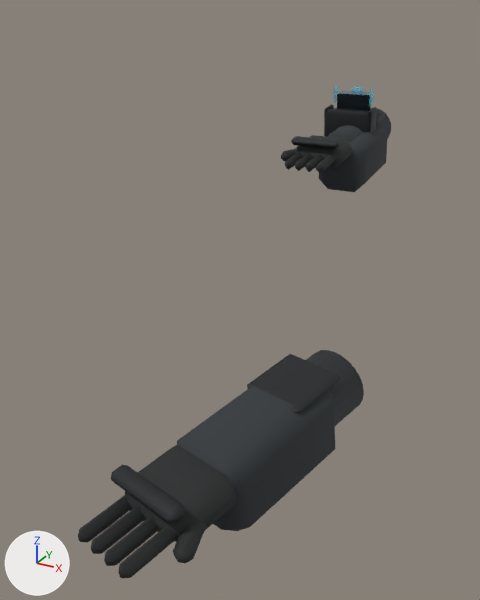
What one commit did to the Blender file art_src/viewmodels/operative_hands.blend.
Rendered twice from a 50 mm camera at (0.349, -0.913, 0.334) aimed at (-0.089, -0.117, -0.064). Lighting does not change. The marker at lower left points along +X, +Y and +Z. The older version comes first.

Names of what the first picture shows: 'left_palm_mesh', 'left_sleeve', 'right_finger_0', 'right_finger_1', 'right_finger_2', 'right_finger_3', 'right_forearm_armor_plate', 'right_forearm_sleeve_round', 'right_knuckle_pad', 'right_palm_mesh', 'right_sleeve', 'wristband_emitter_pad', 'wristband_inner_strap', 'wristband_led_left', 'wristband_led_right', 'wristband_outer_lug_l', 'wristband_outer_lug_r', 'wristband_screen_bezel', 'wristband_screen_mesh' and 9 more.
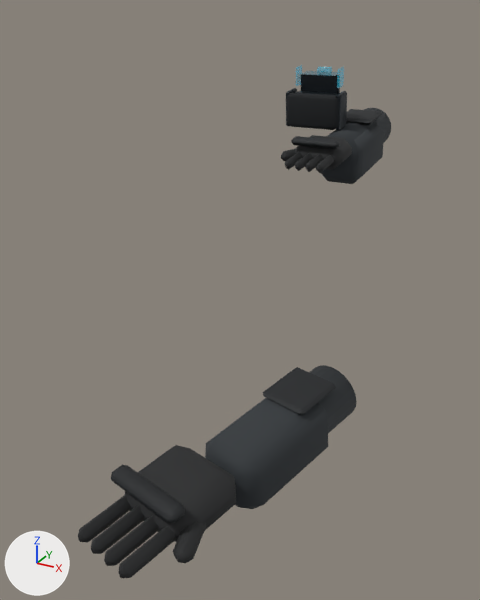
ob_wristband_root is not drawn itself; it is the parent of ob_wristband_screen, ob_wristband_emitter, ob_wristband_holo_mount, ob_holo_ray_inventory, ob_holo_ray_reload, ob_holo_ray_idle, ob_wristband_body, ob_wristband_inner_strap.

Changed parts and their boxes (x1, y1, x2, y2) in the pictures (480 x 600 px):
'right_sleeve', mesh rescaled, moved, modifiers changed (22% narrower, 23% shorter): before (177, 386, 335, 531); after (205, 398, 328, 509)
'right_forearm_armor_plate', mesh rescaled, moved (22% narrower, 18% shorter): before (247, 354, 341, 413); after (263, 367, 336, 415)
'right_forearm_sleeve_round', mesh rescaled, moved: before (306, 350, 364, 426); after (309, 365, 357, 433)
'left_sleeve', mesh rescaled, moved (9% narrower, 11% shorter): before (319, 123, 388, 192); after (321, 123, 384, 184)
'wristband_inner_strap', moved: before (325, 109, 369, 136); after (287, 93, 338, 130)
'wristband_screen_bezel', moved: before (337, 94, 371, 111); after (301, 74, 340, 94)
'wristband_outer_lug_r', moved: before (368, 107, 377, 133); after (335, 91, 347, 131)
'wristband_screen_mesh', moved: before (338, 90, 369, 95); after (302, 71, 337, 76)
'wristband_led_right', moved: before (369, 87, 374, 106); after (337, 67, 344, 89)
'wristband_led_left', moved: before (333, 86, 339, 103); after (296, 65, 302, 86)
'wristband_body', moved (mostly hidden): before (335, 108, 368, 113); after (296, 91, 338, 97)
'wristband_outer_lug_l', moved: before (324, 104, 334, 136); after (286, 88, 297, 126)
'wristband_emitter_pad', moved: before (352, 87, 363, 91); after (317, 66, 332, 72)

What the commit changed:
me_cube is used by ob_right_sleeve; parent ob_wrist_r; location (0.0, 0.05, 0.0).
me_cube had 8 vertices, 6 faces and spanned x -0.047..0.047, y -0.09..0.09, z -0.05..0.05.
me_cube now has 8 vertices, 6 faces and spans x -0.039..0.039, y -0.072..0.072, z -0.038..0.038.
me_cube part 1: the whole mesh is scaled about its middle by (0.821, 0.806, 0.76).
me_cube_008 is used by ob_left_sleeve; parent ob_wrist_l; location (0.0, 0.05, 0.0).
me_cube_008 had 8 vertices, 6 faces and spanned x -0.047..0.047, y -0.09..0.09, z -0.05..0.05.
me_cube_008 now has 8 vertices, 6 faces and spans x -0.044..0.044, y -0.085..0.085, z -0.044..0.044.
me_cube_008 part 2: the whole mesh is scaled about its middle by (0.926, 0.944, 0.88).
me_cylinder is used by ob_right_forearm_sleeve_round; parent ob_wrist_r; location (0.0, 0.086, 0.004).
me_cylinder had 48 vertices, 26 faces and spanned x -0.04..0.04, y -0.1..0.1, z -0.04..0.04.
me_cylinder now has 48 vertices, 26 faces and spans x -0.034..0.034, y -0.08..0.08, z -0.034..0.034.
me_cylinder part 3: the whole mesh is scaled about its middle by (0.85, 0.8, 0.85).
me_cube_016 is used by ob_right_forearm_armor_plate; parent ob_wrist_r; location (0.0, 0.112, 0.046).
me_cube_016 had 8 vertices, 6 faces and spanned x -0.038..0.038, y -0.039..0.039, z -0.005..0.005.
me_cube_016 now has 8 vertices, 6 faces and spans x -0.03..0.03, y -0.032..0.032, z -0.005..0.005.
me_cube_016 part 4: the whole mesh is scaled about its middle by (0.789, 0.821, 1).
Object 'wristband_root' (ob_wristband_root) moves from (-0.018, 0.074, 0.06) to (-0.07, 0.02, 0.096).
Object 'right_sleeve' (ob_right_sleeve) moves from (0.0, 0.05, 0.0) to (0.0, 0.064, -0.01).
Object 'right_sleeve' (ob_right_sleeve) has a BEVEL modifier named 'contract_bevel'.
On modifier 'contract_bevel' of object 'right_sleeve' (ob_right_sleeve), width goes from 0.02 to 0.018.
On modifier 'contract_bevel' of object 'right_sleeve' (ob_right_sleeve), width_pct goes from 0.02 to 0.018.
Object 'left_sleeve' (ob_left_sleeve) moves from (0.0, 0.05, 0.0) to (-0.006, 0.058, 0.006).
Object 'right_forearm_sleeve_round' (ob_right_forearm_sleeve_round) moves from (0.0, 0.086, 0.004) to (0.0, 0.1, -0.008).
Object 'right_forearm_armor_plate' (ob_right_forearm_armor_plate) moves from (0.0, 0.112, 0.046) to (0.0, 0.12, 0.03).
Object 'wristband_outer_lug_l' (ob_wristband_outer_lug_l) moves from (-0.045, 0.0, 0.0) to (-0.052, 0.0, 0.0).
Object 'wristband_outer_lug_r' (ob_wristband_outer_lug_r) moves from (0.045, 0.0, 0.0) to (0.052, 0.0, 0.0).
Object 'wristband_screen_bezel' (ob_wristband_screen_bezel) moves from (0.0, 0.019, 0.032) to (0.0, 0.02, 0.038).
Object 'wristband_screen_mesh' (ob_wristband_screen_mesh) moves from (0.0, 0.024, 0.054) to (0.0, 0.026, 0.063).
Object 'wristband_emitter_pad' (ob_wristband_emitter_pad) moves from (0.0, 0.04, 0.052) to (0.0, 0.043, 0.06).
Object 'wristband_led_left' (ob_wristband_led_left) moves from (-0.037, 0.016, 0.05) to (-0.043, 0.017, 0.058).
Object 'wristband_led_right' (ob_wristband_led_right) moves from (0.037, 0.016, 0.05) to (0.043, 0.017, 0.058).
